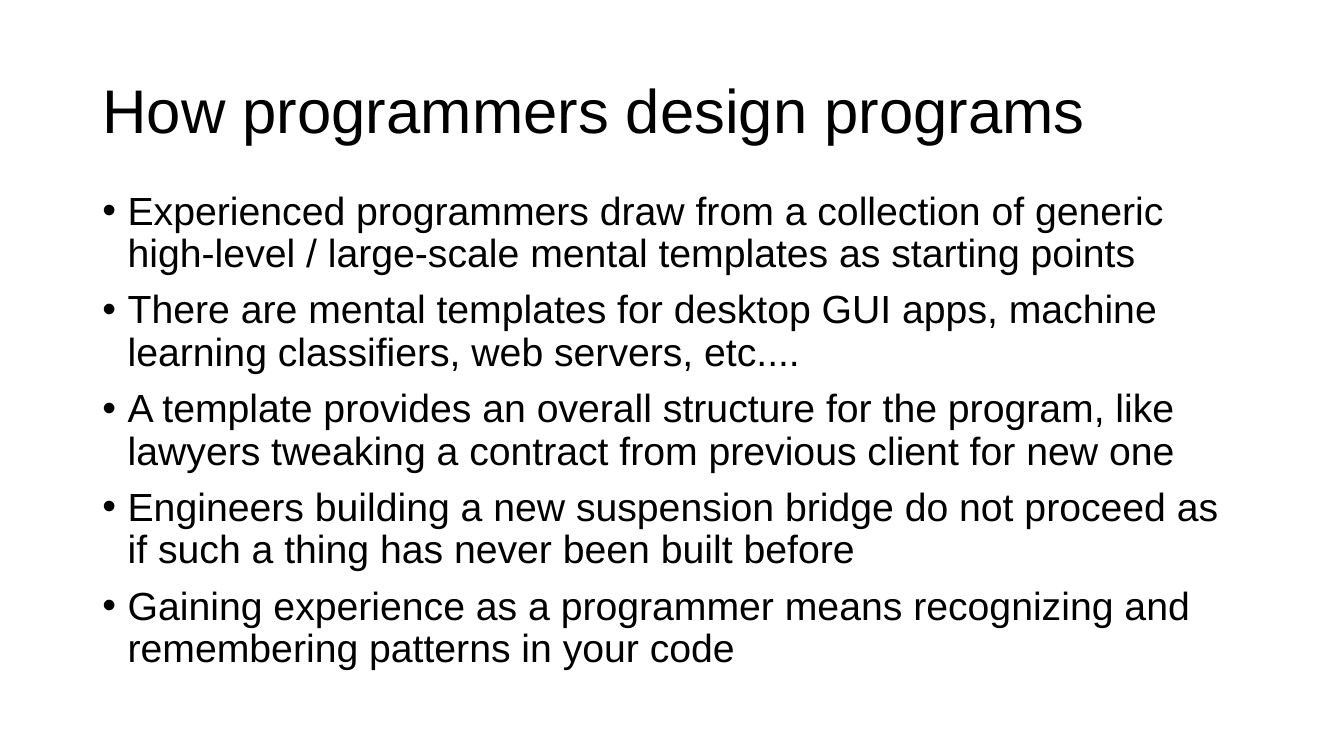
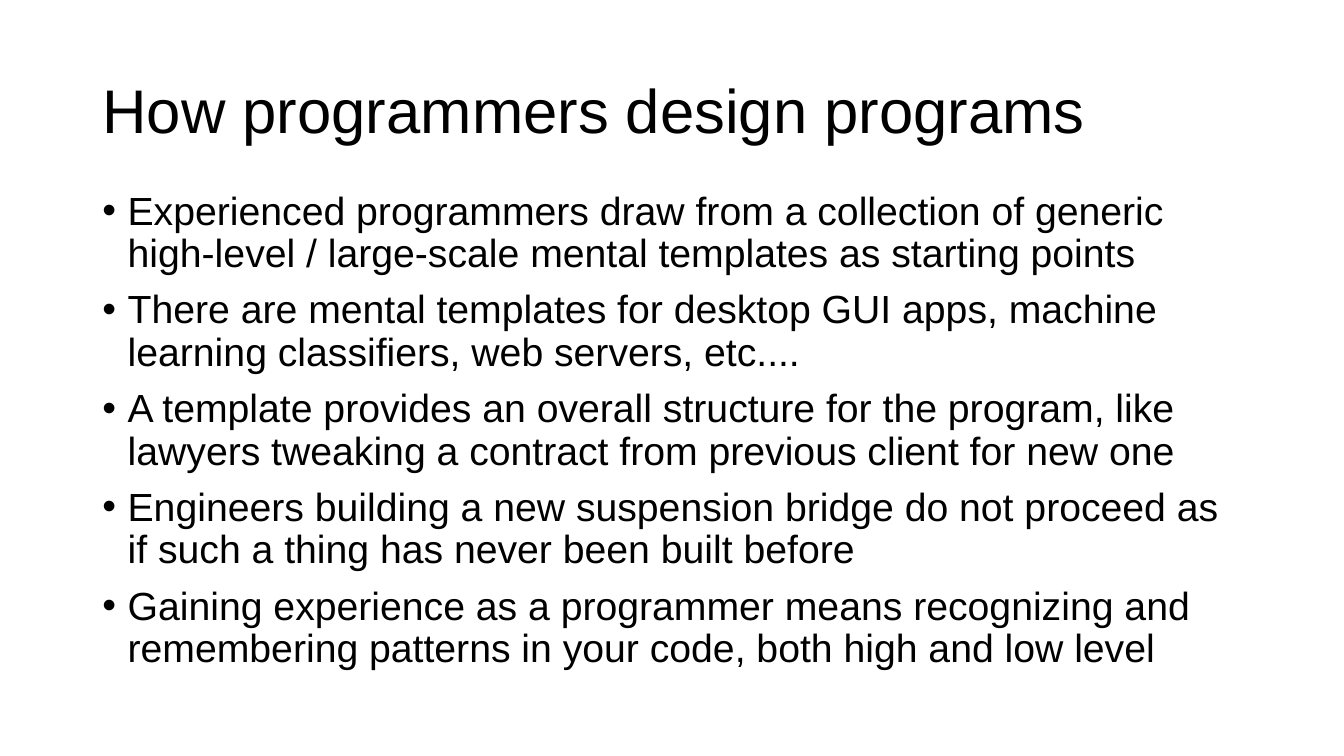
Before and after one commit to parrt/msds501, a slide deck: slide 3 of slides/programming-patterns.pptx. Drawn at 1344x756 pixels with LibreOffice and Linux fonts; fonts in the diff are those of the drawing; background and template pictures are left out. Boxes give left, top, right and bottom in pixels: in the first picture for what was removed or moved away, otherwise in the second. Text is boxed around its words. In the diff, an @@ line names an element or a change of style, - is before the commit and + after.

```diff
--- a/slides/programming-patterns.pptx
+++ b/slides/programming-patterns.pptx
@@ text at [128,591,1189,670]: text changed @@
-• Gaining experience as a programmer means recognizing and remembering patterns in your code
+• Gaining experience as a programmer means recognizing and remembering patterns in your code, both high and low level
```
Also in this commit, not shown: 11 other slides changed, 1 other file.
